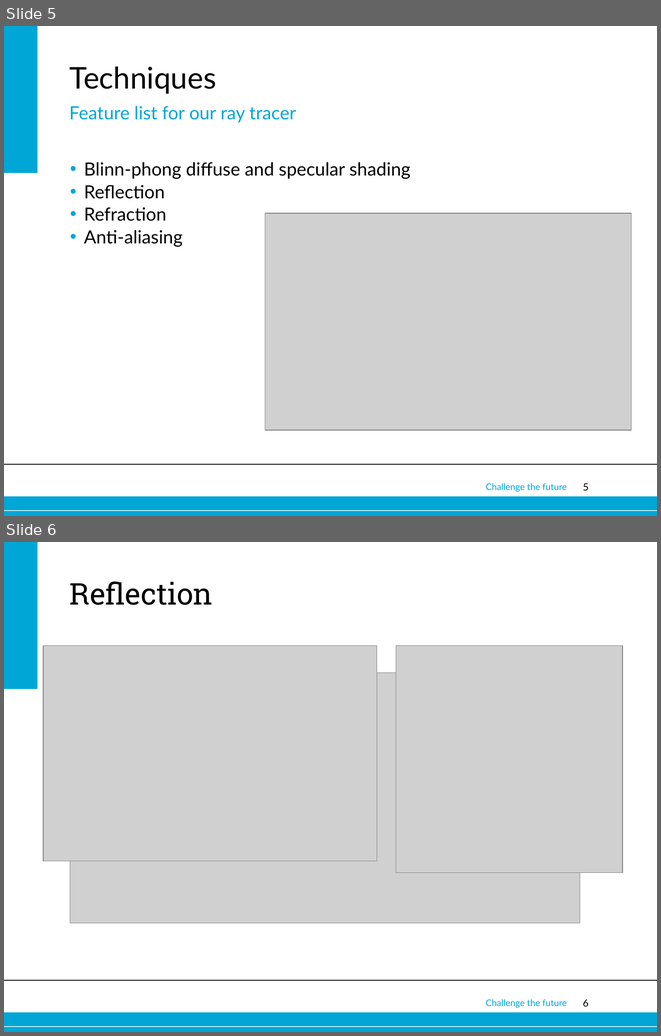
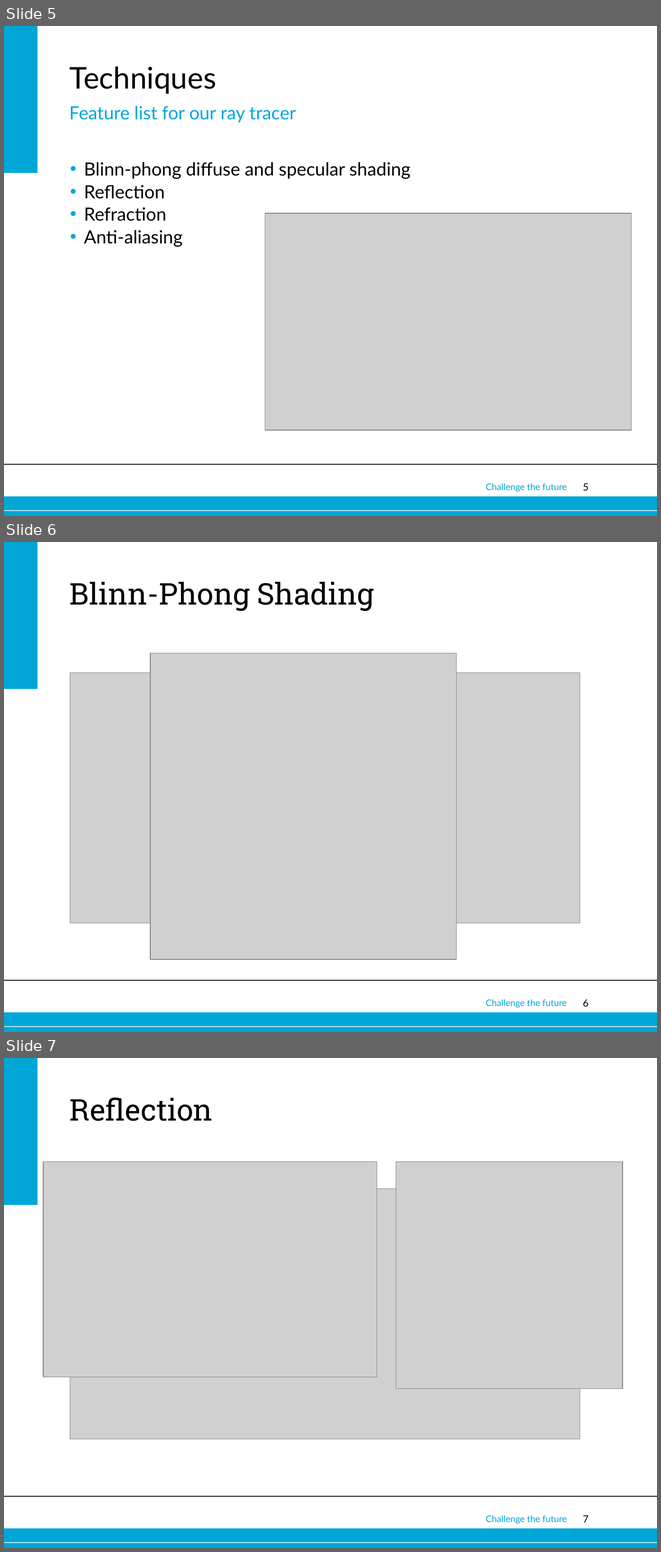
Before and after one commit to wmorssink/raytracert, a slide deck: RayTracing.ppt. Shown one above the other, each under a label of ours: slides 5 and 6 before the commit, slides 5, 6 and 7 after it. The pictures are 661x1036 and 661x1552 pixels, drawn with LibreOffice and Linux fonts; fonts in the diff are those of the drawing; grey boxes stand for pictures; background and template pictures are left out. Boxes give left, top, right and bottom in pixels: in the first picture for what was removed or moved away, otherwise in the second. Text is boxed around its words. In the diff, an @@ line names an element or a change of style, - is before the commit and + after.

Commit message:
added blinn-phong slide

```diff
--- a/RayTracing.ppt
+++ b/RayTracing.ppt
@@ slide 6 added at box(4, 542, 657, 1032), background #FFFFFF; not listed: 6 template elements that a slide beside it also shows @@
@@ title added at box(70, 582, 374, 611), 33 pt, text #000000 @@
+Blinn-Phong Shading
@@ picture added at box(150, 653, 457, 959) @@
@@ picture added at box(70, 672, 580, 923) @@
@@ what was slide 6 is now slide 7 @@
@@ page number at box(583, 1515, 589, 1522): text changed @@
-6
+7
```
Also in this commit, not shown: 1 slide changed.
